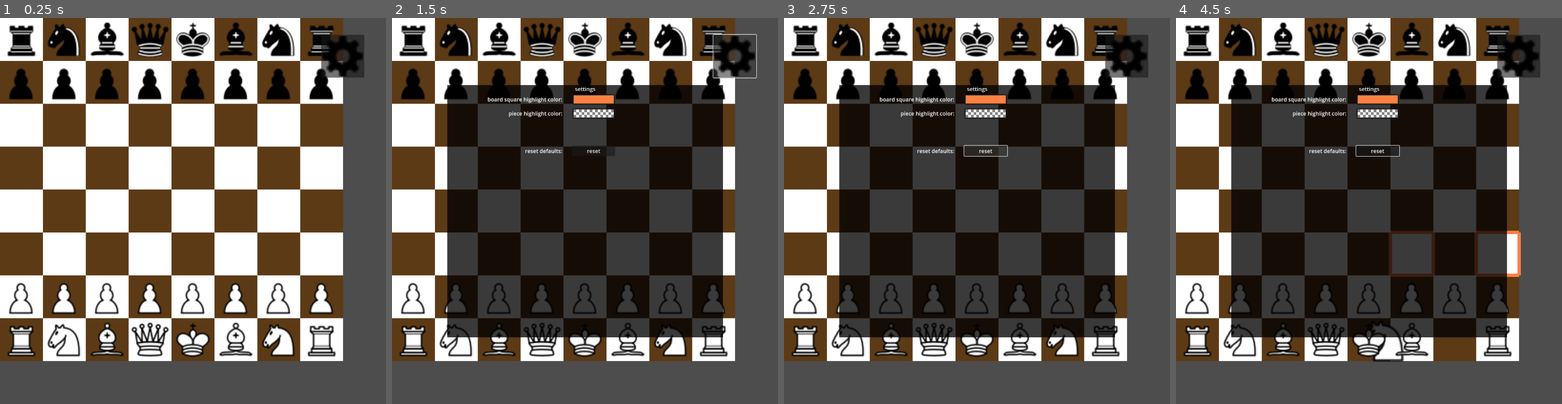
Above: before the commit, frames 1-4 (left to right).
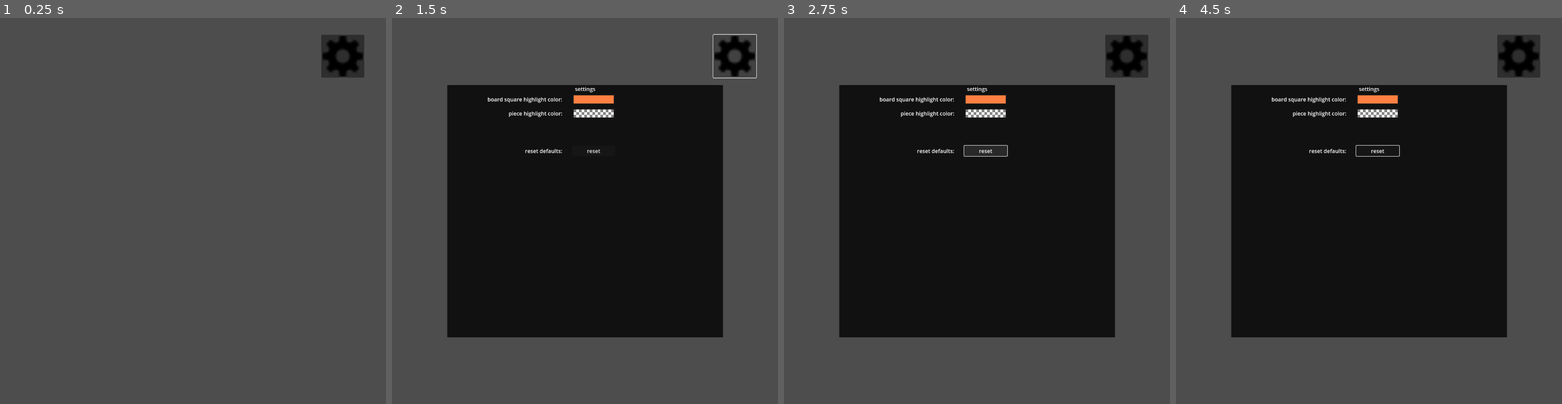
Above: after the commit, the same moments.

Repository: telamonian/chess_2d
Game: Godot game, scene res://game/game_2d.tscn
Same seed, same stepped clock (60 frames per second), same inputs: the game is played once before the commit and once after it.
Inputs (mouse positions are in pixels of both pictures, inside the frame that each line leads up to):
- Up to frame 1 (0.25 s): no input
- Up to frame 2 (1.5 s): tap Enter at 0.5 s; drag from (415, 338) to (712, 338) at 0.52 s; click (735, 56) at 1.25 s
- Up to frame 3 (2.75 s): click "reset" at 2 s
- Up to frame 4 (4.5 s): drag from (1496, 338) to (1199, 338) at 2.77 s; move the mouse to (1241, 338) at 3.52 s; click (1241, 338) at 3.67 s; drag from (1453, 338) to (1241, 338) at 4.27 s

The runs differ from the first frame. In frame 1, 77% of the frame differs, in the area x 0-89%, y 0-89%; in frame 2, 53%; in frame 3, 53%; in frame 4, 54%.
Error after the commit: Parse Error: Too few arguments for "moves_knight()" call. Expected at least 2 but received 0. (res://game/game_2d.gd:60)

Commit message:
refactored basic move generators to be static functions of Piece2D

Diff:
--- a/game/piece/piece_2d.gd
+++ b/game/piece/piece_2d.gd
@@ -59,15 +59,10 @@
 
   get_parent().piece_drag_ended.emit(self)
 
-func moves_pawn(player: Player2D) -> Array[Vector2i]:
-  var file = grid_position.x
-  var row = grid_position.y
-
+static func moves_pawn(file: int, row: int, player: Player2D) -> Array[Vector2i]:
   return [Vector2i(file, row + 1*player.pawn_dir)]
 
-func moves_knight() -> Array[Vector2i]:
-  var file = grid_position.x
-  var row = grid_position.y
+static func moves_knight(file: int, row: int) -> Array[Vector2i]:
   var moves: Array[Vector2i] = []
 
   for i in [-2, 2]:
@@ -77,9 +72,7 @@
 
   return moves
 
-func moves_king() -> Array[Vector2i]:
-  var file = grid_position.x
-  var row = grid_position.y
+static func moves_king(file: int, row: int) -> Array[Vector2i]:
   var moves: Array[Vector2i] = []
 
   for i in [-1, 0, 1]:
@@ -89,9 +82,7 @@
 
   return moves
 
-func moves_rook() -> Array[Array]:
-  var file = grid_position.x
-  var row = grid_position.y
+static func moves_rook(file: int, row: int) -> Array[Array]:
   var moves: Array[Array] = []
 
   for i in [-1, 1]:
@@ -107,9 +98,7 @@
 
   return moves
 
-func moves_bishop() -> Array[Array]:
-  var file = grid_position.x
-  var row = grid_position.y
+static func moves_bishop(file: int, row: int) -> Array[Array]:
   var moves: Array[Array] = []
 
   for i in [-1, 1]:
@@ -125,25 +114,25 @@
 
   return moves
 
-func moves_queen() -> Array[Array]:
-  var moves = moves_rook()
-  moves.append_array(moves_bishop())
+static func moves_queen(file: int, row: int) -> Array[Array]:
+  var moves = moves_rook(file, row)
+  moves.append_array(moves_bishop(file, row))
   return moves
 
 func get_moves(player: Player2D):
   match type:
     Enum.Ptype.KING:
-      return moves_king()
+      return moves_king(file, row)
     Enum.Ptype.QUEEN:
-      return moves_queen()
+      return moves_queen(file, row)
     Enum.Ptype.BISHOP:
-      return moves_bishop()
+      return moves_bishop(file, row)
     Enum.Ptype.KNIGHT:
-      return moves_knight()
+      return moves_knight(file, row)
     Enum.Ptype.ROOK:
-      return moves_rook()
+      return moves_rook(file, row)
     Enum.Ptype.PAWN:
-      return moves_pawn(player)
+      return moves_pawn(file, row, player)
 
 func _ready() -> void:
   input_event.connect(_on_input_event)
